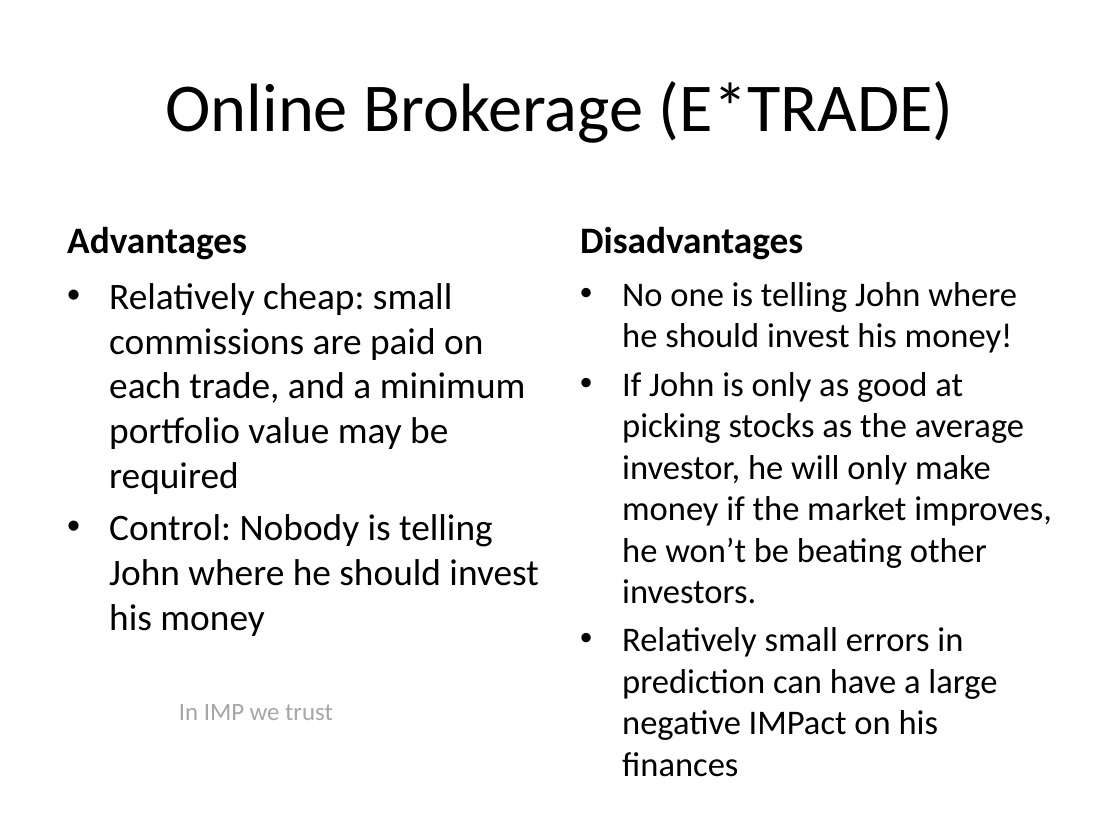
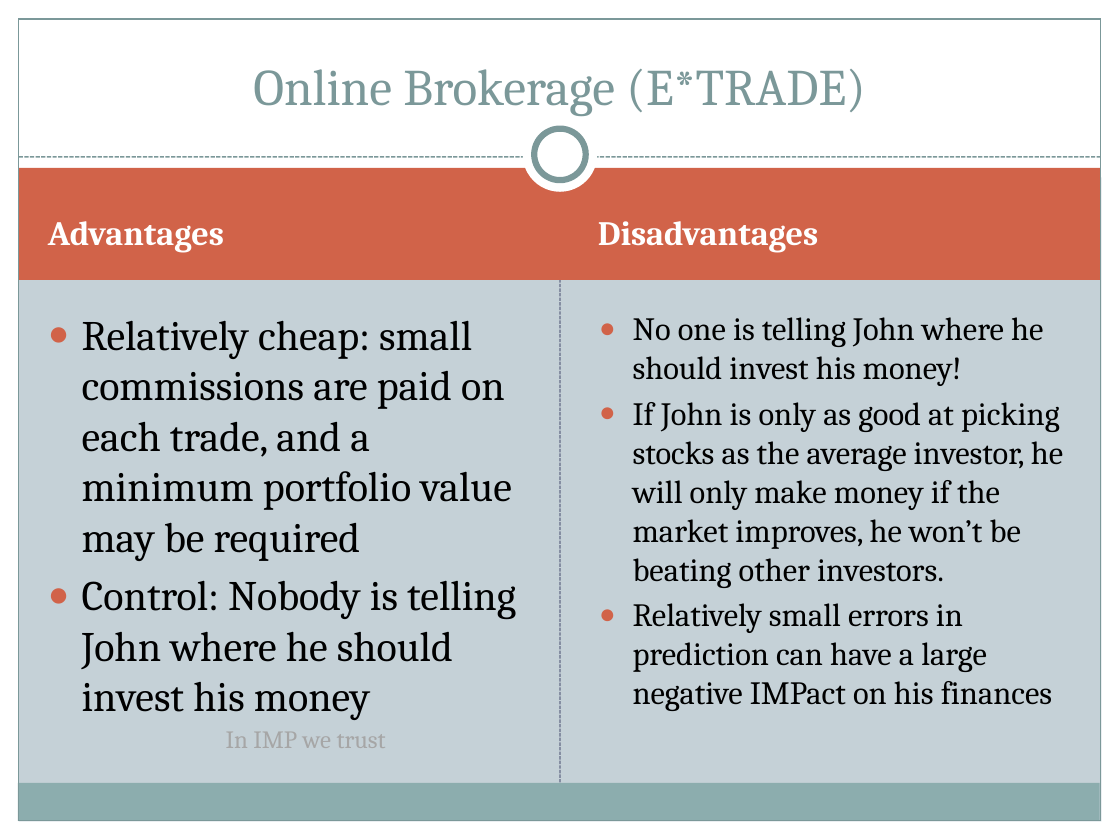
Before and after one commit to ChrisBye/rpi-imp, a slide deck: slide 5 of final presentation/justification and vision.pptx. Drawn at 1120x840 pixels with LibreOffice and Linux fonts; fonts in the diff are those of the drawing. Boxes give left, top, right and bottom in pixels: in the first picture for what was removed or moved away, otherwise in the second. Text is boxed around its words. In the diff, an @@ line names an element or a change of style, - is before the commit and + after.

```diff
--- a/final presentation/justification and vision.pptx
+++ b/final presentation/justification and vision.pptx
@@ background #FFFFFF to #C5D1D7 @@
@@ rectangle added at box(0, 0, 1120, 177), fill #FFFFFF @@
@@ rectangle added at box(0, 0, 19, 840), fill #FFFFFF @@
@@ rectangle added at box(19, 19, 1101, 821), outline #7C999A 0.75 pt @@
@@ title "Online Brokerage (E*TRADE)": place and size @@
-title "Online Brokerage (E*TRADE)" at box(165, 81, 953, 143)
+title "Online Brokerage (E*TRADE)" at box(253, 69, 865, 116)
@@ title "Online Brokerage (E*TRADE)" at box(253, 69, 865, 116): size 44 to 33 pt, font Calibri to Cambria, text colour #000000 to #7C999A; vertical alignment middle to bottom @@
@@ rectangle added at box(1101, 0, 1120, 840), fill #FFFFFF @@
@@ ellipse added at box(523, 118, 598, 193), fill #FFFFFF @@
@@ ellipse added at box(534, 129, 586, 180), fill #FFFFFF, outline #7C999A 4 pt @@
@@ rectangle added at box(19, 168, 1101, 280), fill #D16349 @@
@@ line added from (19, 157) to (1101, 157), #7C999A 0.9 pt dashed @@
@@ text "Advantages" at box(48, 221, 224, 252): size 24 to 22 pt, font Calibri to Cambria, text colour #000000 to #FFFFFF; vertical alignment bottom to middle @@
@@ text "Advantages": place and size @@
-text "Advantages" at box(67, 226, 247, 260)
+text "Advantages" at box(48, 221, 224, 252)
@@ text "Disadvantages": place and size @@
-text "Disadvantages" at box(580, 226, 803, 260)
+text "Disadvantages" at box(598, 221, 818, 252)
@@ text "Disadvantages" at box(598, 221, 818, 252): size 24 to 22 pt, font Calibri to Cambria, text colour #000000 to #FFFFFF; vertical alignment bottom to middle @@
@@ line added from (560, 783) to (560, 270), #646B86 0.75 pt dashed @@
@@ text "Relatively cheap: small commissions are ...": place and size @@
-text "Relatively cheap: small commissions are ..." at box(109, 283, 538, 636)
+text "Relatively cheap: small commissions are ..." at box(82, 320, 516, 720)
@@ text "Relatively cheap: small commissions are ..." at box(82, 320, 516, 720): size 24 to 27 pt, font Calibri to Cambria; bullet • to ● @@
@@ text "No one is telling John ...": place and size @@
-text "No one is telling John ..." at box(622, 282, 1052, 740)
+text "No one is telling John ..." at box(633, 317, 1063, 711)
@@ text "No one is telling John ..." at box(633, 317, 1063, 711): size 22.2 to 20.9 pt, font Calibri to Cambria; bullet • to ● @@
@@ text "In IMP we trust": place and size @@
-text "In IMP we trust" at box(179, 704, 333, 720)
+text "In IMP we trust" at box(226, 732, 386, 748)
@@ text "In IMP we trust" at box(226, 732, 386, 748): font Calibri to Cambria @@
@@ rectangle added at box(18, 783, 1100, 821), fill #8CADAE @@
@@ rectangle added at box(0, 821, 1120, 840), fill #FFFFFF @@
```
Also in this commit, not shown: 10 other slides changed.
